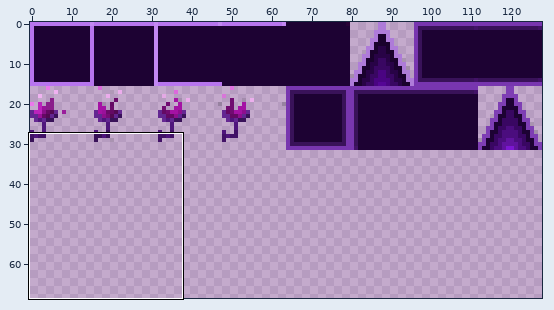
Sprite sheet: sprites/tiles new.png. The picture above shows the old version from afar; the outline marks the close-up.
Close-up. The starting point:
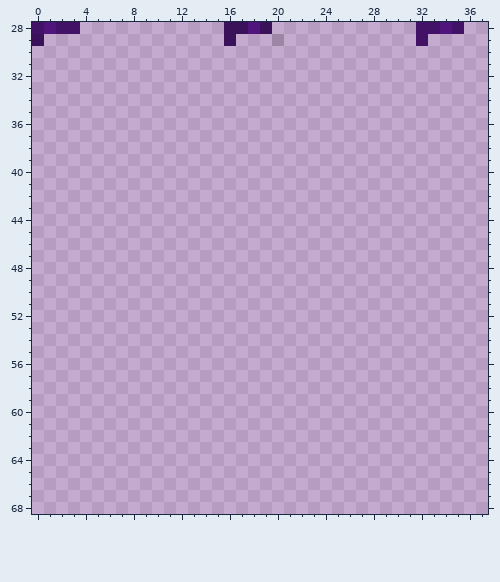
The file is 128x128 pixels. Pixels under 10% opacity are left out. Colours within 5 levels of each other are drawn and written as one. Shown: x 0..37, y 28..68. The wide view leaves out empty margins.
Now the later version:
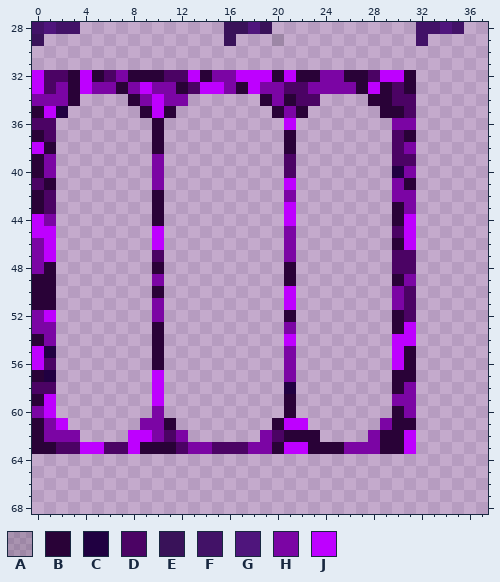
Palette (. is transparent): A #00000023  B #290237  C #200041  D #4b0364  E #391259  F #421267  G #4f157c  H #7b05a4  J #be00ff
Changes in this commit:
y 32: x 0..31 ................................ -> JDDBJBDHBBBDDJBHHJJJBJBBHHBBDJJB
y 33: x 0..31 ................................ -> JDHBJHHBHJHHBDJJHBJHHDDHHHHBJBDB
y 34: x 0..3 .... -> HHHB; x 8..12 ..... -> BHJHH; x 19..23 ..... -> BHBDD; x 28..31 .... -> BBDD
y 35: x 0..2 ... -> BJC; x 9..11 ... -> BJB; x 20..22 ... -> BHB; x 29..31 ... -> BBD
y 36: x 0..1 .. -> DD; x 10 . -> B; x 21 . -> J; x 30..31 .. -> HH
y 37: x 0..1 .. -> BD; x 10 . -> B; x 21 . -> B; x 30..31 .. -> DB
y 38: x 0..1 .. -> JB; x 10 . -> B; x 21 . -> B; x 30..31 .. -> DH
y 39: x 0..1 .. -> BH; x 10 . -> H; x 21 . -> D; x 30..31 .. -> DD
y 40: x 0..1 .. -> BH; x 10 . -> H; x 21 . -> D; x 30..31 .. -> CH
y 41: x 0..1 .. -> DB; x 10 . -> H; x 21 . -> J; x 30..31 .. -> HB
y 42: x 0..1 .. -> BD; x 10 . -> B; x 21 . -> H; x 30..31 .. -> HH
y 43: x 0..1 .. -> BD; x 10 . -> B; x 21 . -> J; x 30..31 .. -> BH
y 44: x 0..1 .. -> JH; x 10 . -> B; x 21 . -> J; x 30..31 .. -> BJ
y 45: x 0..1 .. -> JJ; x 10 . -> J; x 21 . -> H; x 30..31 .. -> DJ
y 46: x 0..1 .. -> HJ; x 10 . -> J; x 21 . -> H; x 30..31 .. -> BJ
y 47: x 0..1 .. -> HJ; x 10 . -> D; x 21 . -> H; x 30..31 .. -> DD
y 48: x 0..1 .. -> HB; x 10 . -> B; x 21 . -> B; x 30..31 .. -> DD
y 49: x 0..1 .. -> BB; x 10 . -> H; x 21 . -> B; x 30..31 .. -> BH
y 50: x 0..1 .. -> BB; x 10 . -> B; x 21 . -> J; x 30..31 .. -> HD
y 51: x 0..1 .. -> BB; x 10 . -> H; x 21 . -> J; x 30..31 .. -> HD
y 52: x 0..1 .. -> HJ; x 10 . -> H; x 21 . -> B; x 30..31 .. -> BD
y 53: x 0..1 .. -> HH; x 10 . -> B; x 21 . -> H; x 30..31 .. -> BJ
y 54: x 0..1 .. -> BH; x 10 . -> B; x 21 . -> J; x 30..31 .. -> JJ
y 55: x 0..1 .. -> JC; x 10 . -> B; x 21 . -> H; x 30..31 .. -> JB
y 56: x 0..1 .. -> JD; x 10 . -> B; x 21 . -> H; x 30..31 .. -> JB
y 57: x 0..1 .. -> BC; x 10 . -> J; x 21 . -> H; x 30..31 .. -> BB
y 58: x 0..1 .. -> DD; x 10 . -> J; x 21 . -> C; x 30..31 .. -> BH
y 59: x 0..1 .. -> BJ; x 10 . -> J; x 21 . -> B; x 30..31 .. -> HH
y 60: x 0..1 .. -> HJ; x 10 . -> H; x 21 . -> B; x 30..31 .. -> BH
y 61: x 0..2 ... -> BHJ; x 9..11 ... -> HHB; x 20..22 ... -> BJJ; x 29..31 ... -> HBB
y 62: x 0..3 .... -> BHHH; x 8..12 ..... -> JJHDH; x 19..23 ..... -> HDBBB; x 28..31 .... -> HBBJ
y 63: x 0..31 ................................ -> BBDDJJDDJBBBDHHDDDHHBJJBBBHHHBBJ
Changed places in both close-ups, as pixel boxes (x1, y1, x2, y2):
added: (32, 70, 416, 454)
